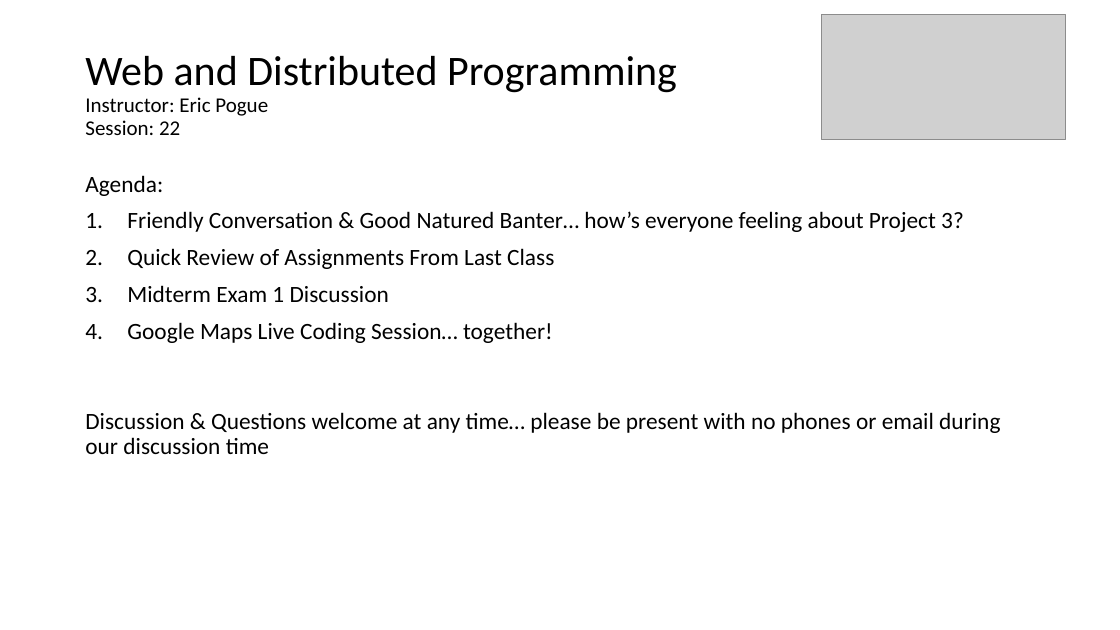
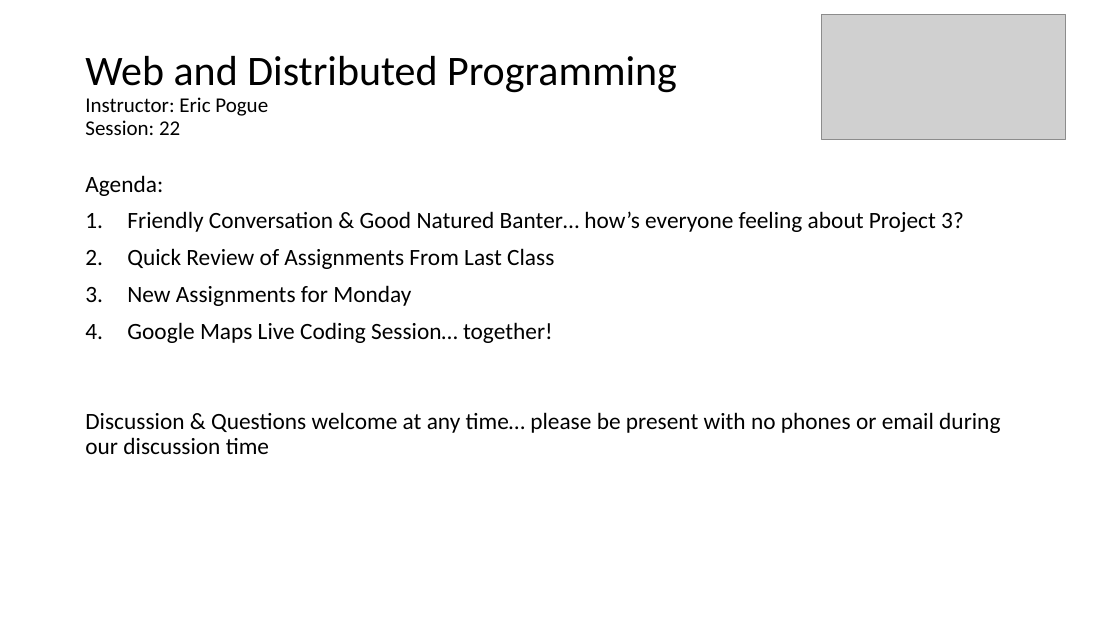
Before and after one commit to EricJPogue/www-epogue-info, a slide deck: slide 1 of CPSC-24700/Presentations/session-22.pptx. Drawn at 1120x630 pixels with LibreOffice and Linux fonts; fonts in the diff are those of the drawing; grey boxes stand for pictures. Boxes give left, top, right and bottom in pixels: in the first picture for what was removed or moved away, otherwise in the second. Text is boxed around its words. In the diff, an @@ line names an element or a change of style, - is before the commit and + after.

Commit message:
Update session 22 documents.

```diff
--- a/CPSC-24700/Presentations/session-22.pptx
+++ b/CPSC-24700/Presentations/session-22.pptx
@@ text at (127,285,411,306): text changed @@
-3. Midterm Exam 1 Discussion
+3. New Assignments for Monday
```
Also in this commit, not shown: 5 other slides changed, 1 slide added, 4 other files.
